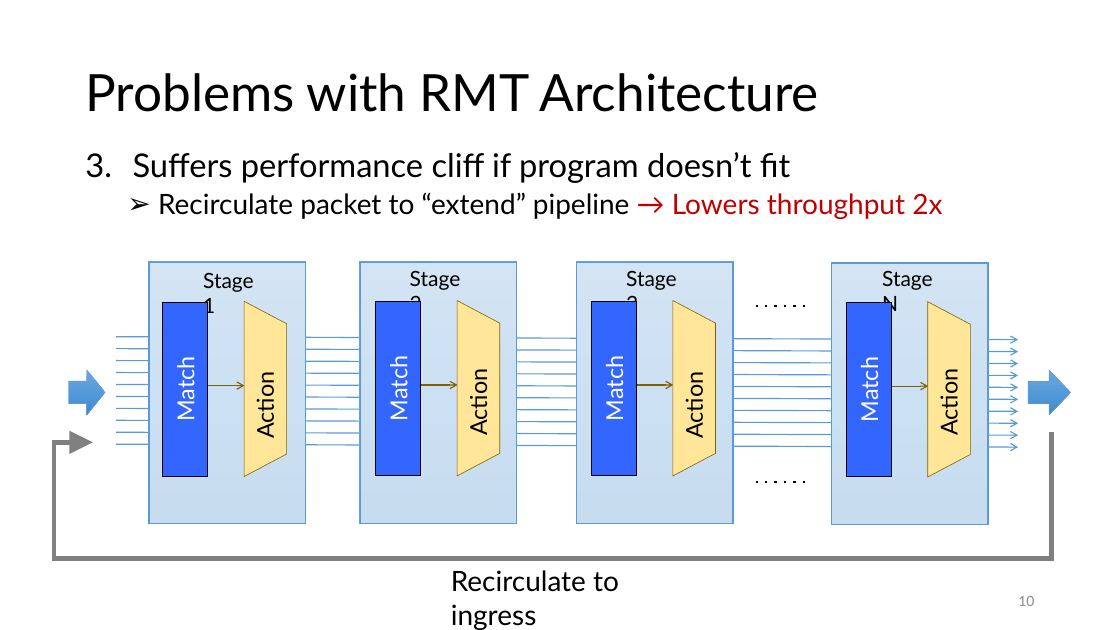
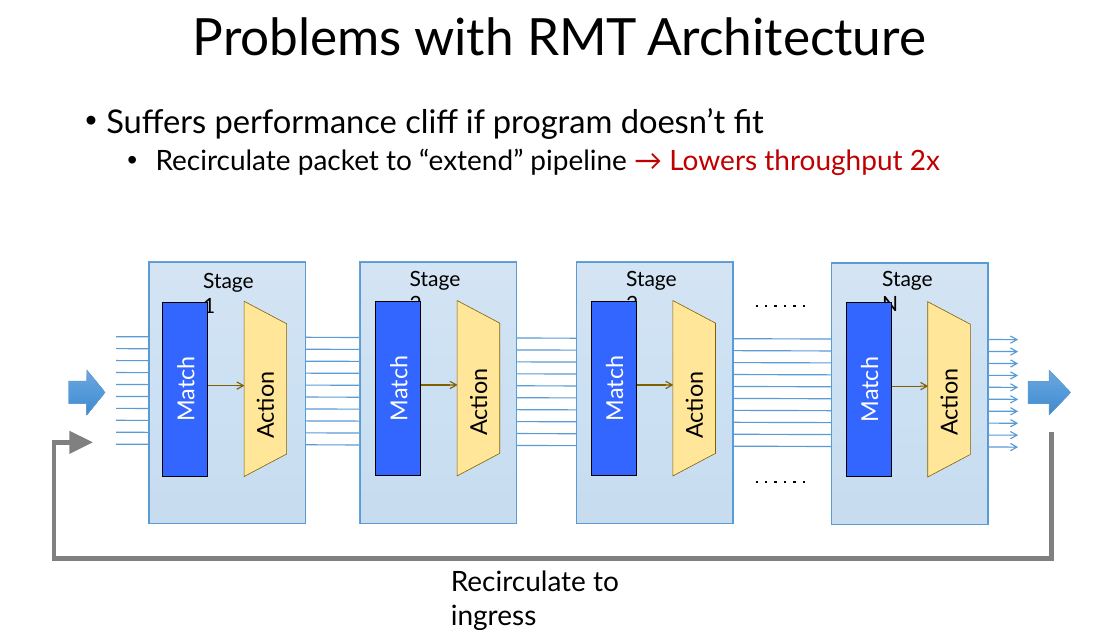
Before and after one commit to anirudhSK/drmt_talk, a slide deck: slide 10 of drmt_sigcomm.pptx. Drawn at 1120x630 pixels with LibreOffice and Linux fonts; fonts in the diff are those of the drawing. Boxes give left, top, right and bottom in pixels: in the first picture for what was removed or moved away, otherwise in the second. Text is boxed around its words. In the diff, an @@ line names an element or a change of style, - is before the commit and + after.

```diff
--- a/drmt_sigcomm.pptx
+++ b/drmt_sigcomm.pptx
@@ title "Problems with RMT Architecture": place and size @@
-title "Problems with RMT Architecture" at (85,73,819,112)
+title "Problems with RMT Architecture" at (193,17,926,56)
@@ title "Problems with RMT Architecture" at (193,17,926,56): alignment left to centre @@
@@ text "Suffers performance cliff if program ...": place and size @@
-text "Suffers performance cliff if program ..." at (133,152,942,219)
+text "Suffers performance cliff if program ..." at (106,108,940,175)
@@ text "Suffers performance cliff if program ..." at (106,108,940,175): bullet 1. to •; bullet ➢ to • @@
@@ page number removed at (1018,596,1034,606) @@
-10
```
Also in this commit, not shown: 34 other slides changed, 1 slide added, 2 slides removed.
